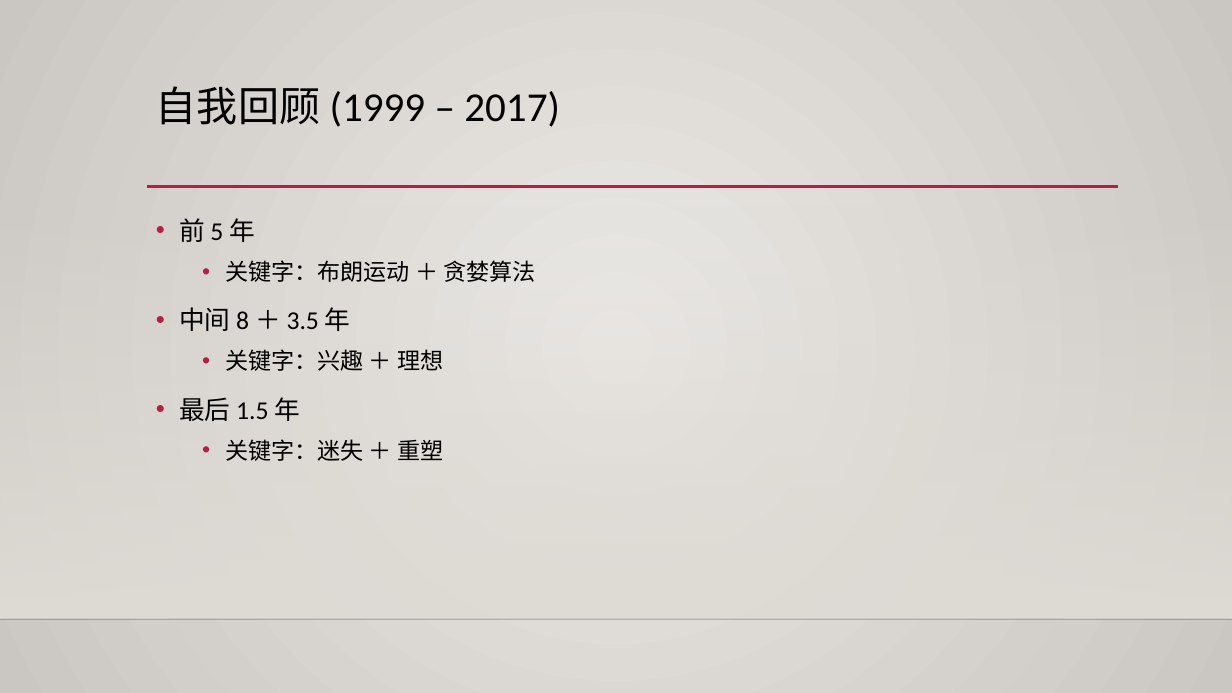
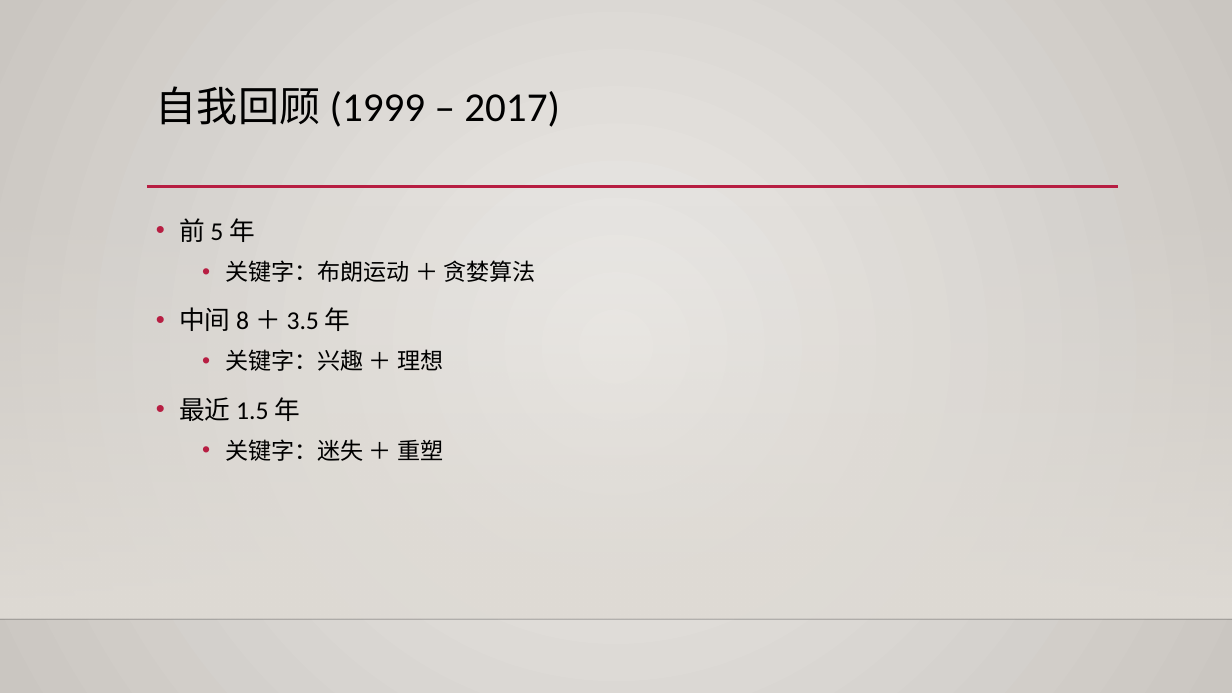
Before and after one commit to yangoliver/mydoc, a slide deck: slide 4 of slides/2016/career_personal_dev.pptx. Drawn at 1232x693 pixels with LibreOffice and Linux fonts; fonts in the diff are those of the drawing; background and template pictures are left out. Boxes give left, top, right and bottom in pixels: in the first picture for what was removed or moved away, otherwise in the second. Text is boxed around its words. In the diff, an @@ line names an element or a change of style, - is before the commit and + after.

```diff
--- a/slides/2016/career_personal_dev.pptx
+++ b/slides/2016/career_personal_dev.pptx
@@ text at (179,397,301,421): text changed @@
-• 最后 1.5 年
+• 最近 1.5 年
```
Also in this commit, not shown: 1 other file.
